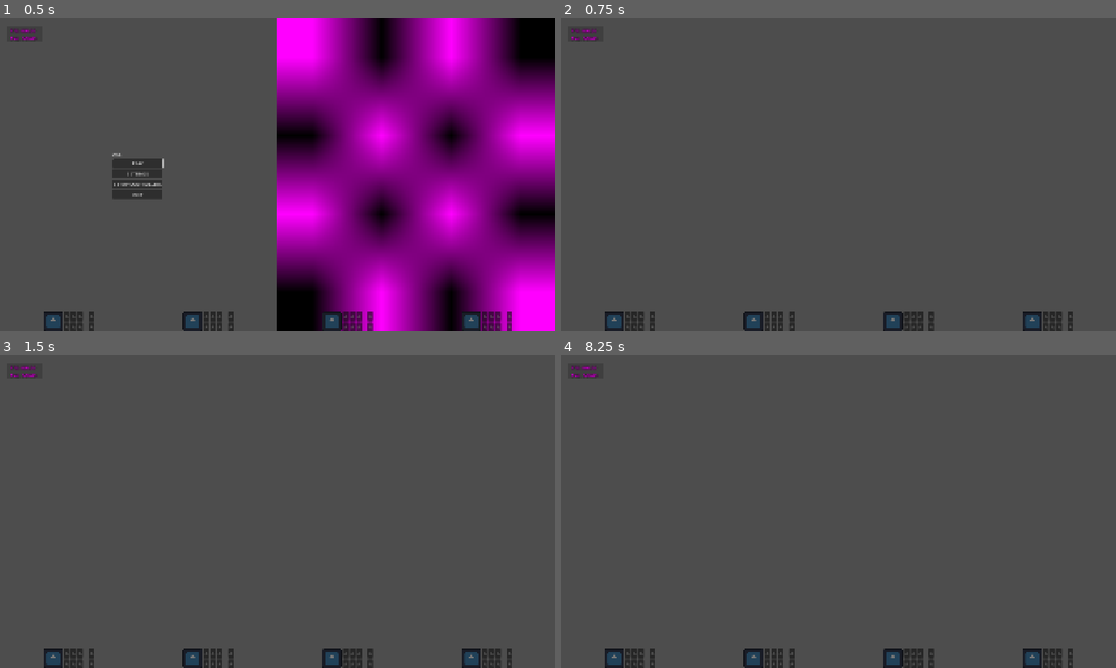
Above: before the commit, frames 1-4 (two rows, left to right).
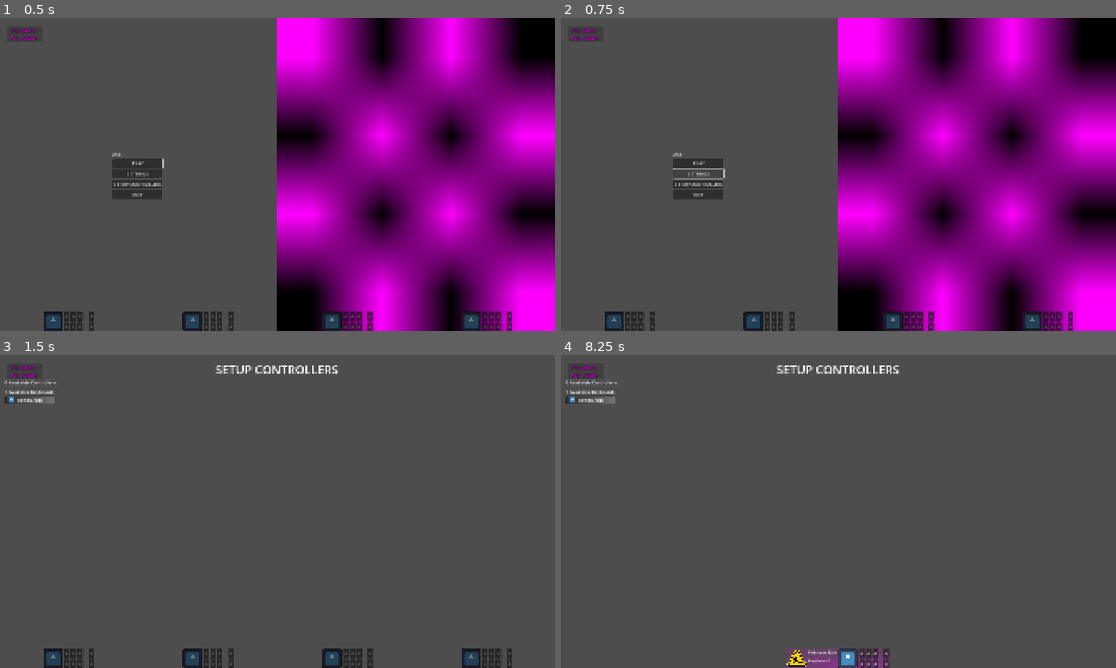
Above: after the commit, the same moments.

Repository: dogeMcdogeface/tower-game
Game: Godot game, scene res://views/ui_manager.tscn
Same seed, same stepped clock (60 frames per second), same inputs: the game is played once before the commit and once after it. The engine's default icon, where the game draws it, is replaced by a stand-in: a white triangle on a blue panel in a dark square.
Inputs (mouse positions are in pixels of both pictures, inside the frame that each line leads up to):
- Up to frame 1 (0.5 s): no input
- Up to frame 2 (0.75 s): click "SETTINGS" at 0.5 s
- Up to frame 3 (1.5 s): click (138, 520) at 1.25 s, where only the run after the commit has a clickable "SETUP CONTROLLERS"
- Up to frame 4 (8.25 s): click "A" at 2 s; click "A" at 2.75 s; click "A" at 3.5 s; click "A" at 4.25 s; click "A" at 5 s; click "A" at 5.75 s; click "A" at 6.5 s; click "A" at 7.25 s; tap Enter at 8 s; move the mouse to (960, 495) at 8.02 s; hold Right (player_right) from 8.03 s (still down); tap X (player_action1) at 8.1 s; click (960, 495) at 8.17 s

Frame 1 is identical in both runs. In frame 2, 51% of the frame differs, in the area x 20-100%, y 0-100%; in frame 3, 0.6%; in frame 4, 3.1%.

Commit message:
Detecting game end and return to main menu

Diff:
--- a/Game_Director.gd
+++ b/Game_Director.gd
@@ -41,7 +41,18 @@
 	generate_block_list()
 
 
+signal _on_game_finished
+signal _on_round_finished
 
-# Called every frame. 'delta' is the elapsed time since the previous frame.
-func _process(delta: float) -> void:
+func _on_player_game_finished(_player:Player):
+	var not_finished = false
+	for player:Player in PlayerData.players.values():
+		not_finished = not_finished or player.game_in_progress
+
+	if !not_finished:
+		await get_tree().create_timer(5).timeout
+		print("All Players Finished")
+		_on_round_finished.emit()
+		_on_game_finished.emit()
+
 	pass
--- a/Player.gd
+++ b/Player.gd
@@ -19,6 +19,8 @@
 ]
 
 var ready = false
+var game_in_progress = false
+
 
 var targetInput: int
 var titleIndex = 0
--- a/blocks/block.tscn
+++ b/blocks/block.tscn
@@ -381,7 +381,7 @@
 sources/2 = SubResource("TileSetAtlasSource_7tu1r")
 
 [node name="Block" type="RigidBody2D"]
-mass = 10.0
+mass = 40.0
 physics_material_override = SubResource("PhysicsMaterial_xfwl5")
 gravity_scale = 0.0
 contact_monitor = true
--- a/tower_builder.gd
+++ b/tower_builder.gd
@@ -2,7 +2,6 @@
 
 var _assignedPlayer: Player
 var targetInput = 0
-
 var assignedPlayer: Player:
 	set(value):
 		_assignedPlayer = value
@@ -30,6 +29,7 @@
 
 	if(!game_active):return
 
+	assignedPlayer.game_in_progress = true
 	if(active_block == null):
 		var block = spawn_block()
 		if(block):
@@ -47,7 +47,7 @@
 var block_index = 0
 func spawn_block():
 	if(block_index >= GameDirector.current_block_list_length):
-		game_active = false
+		stop_game()
 		return
 	var block:Block = (GameDirector.current_block_list[block_index]).instantiate()
 	block.assignedPlayer = assignedPlayer
@@ -56,6 +56,11 @@
 	return block
 
 
+
+func stop_game():
+	game_active = false
+	assignedPlayer.game_in_progress = false
+	GameDirector._on_player_game_finished(assignedPlayer)
 
 
 func _physics_process(delta):
--- a/view_tower_builder.gd
+++ b/view_tower_builder.gd
@@ -1,4 +1,4 @@
-extends Control
+extends Menu
 
 
 # Called when the node enters the scene tree for the first time.
@@ -25,7 +25,6 @@
 	else:
 		show_player_viewport(playerNum)
 
-
 func show_player_viewport(num):
 	$GridContainer.columns = num
 	var children = $GridContainer.get_children()
--- a/view_tower_builder.tscn
+++ b/view_tower_builder.tscn
@@ -1,9 +1,18 @@
-[gd_scene load_steps=4 format=3 uid="uid://dx66gtytendl0"]
+[gd_scene load_steps=7 format=3 uid="uid://dx66gtytendl0"]
 
 [ext_resource type="Script" uid="uid://vglw3cnkgps4" path="res://view_tower_builder.gd" id="1_dk36c"]
 [ext_resource type="PackedScene" uid="uid://dkah6rykgvye0" path="res://viewport_tower_builder.tscn" id="1_dsvxy"]
 
 [sub_resource type="ViewportTexture" id="ViewportTexture_dsvxy"]
+viewport_path = NodePath("SubViewport")
+
+[sub_resource type="ViewportTexture" id="ViewportTexture_dk36c"]
+viewport_path = NodePath("SubViewport")
+
+[sub_resource type="ViewportTexture" id="ViewportTexture_hm2mt"]
+viewport_path = NodePath("SubViewport")
+
+[sub_resource type="ViewportTexture" id="ViewportTexture_bbmbd"]
 viewport_path = NodePath("SubViewport")
 
 [node name="view_tower_builder" type="Control"]
@@ -30,12 +39,12 @@
 
 [node name="Viewport_Tower_Builder2" parent="GridContainer" instance=ExtResource("1_dsvxy")]
 layout_mode = 2
-texture = SubResource("ViewportTexture_dsvxy")
+texture = SubResource("ViewportTexture_dk36c")
 
 [node name="Viewport_Tower_Builder3" parent="GridContainer" instance=ExtResource("1_dsvxy")]
 layout_mode = 2
-texture = SubResource("ViewportTexture_dsvxy")
+texture = SubResource("ViewportTexture_hm2mt")
 
 [node name="Viewport_Tower_Builder4" parent="GridContainer" instance=ExtResource("1_dsvxy")]
 layout_mode = 2
-texture = SubResource("ViewportTexture_dsvxy")
+texture = SubResource("ViewportTexture_bbmbd")
--- a/views/menus/menu_main.gd
+++ b/views/menus/menu_main.gd
@@ -1,13 +1,16 @@
 extends Menu
 
 func _on_button_play_pressed() -> void:
-	ui_manager.ui_show_game_setup()
+	ui_manager.fsm_apply_transition("_on_button_play_pressed")
+	#ui_manager.ui_show_game_setup()
 
 func _on_button_settings_pressed() -> void:
-	ui_manager.ui_show_settings()
+	ui_manager.fsm_apply_transition("_on_button_settings_pressed")
+	#ui_manager.ui_show_settings()
 
 func _on_button_test_controllers_pressed() -> void:
-	ui_manager.ui_show_testControllers()
+	ui_manager.fsm_apply_transition("_on_button_test_controllers_pressed")
+	#ui_manager.ui_show_testControllers()
 
 func _on_button_quit_pressed() -> void:
 	ui_manager.exit_game()
--- a/views/menus/menu_test_controllers.gd
+++ b/views/menus/menu_test_controllers.gd
@@ -34,14 +34,14 @@
 			elif PlayerData.get_ready_status() != PlayerData.ALL_READY:
 				PlayerData.players[targetInput].ready = true
 			else :
-				ui_manager.ui_show_main()
+				ui_manager.fsm_apply_transition("_close_with_players")
 		if PlayerInput.target_is_action_just_pressed("player_action2", targetInput):
 			if PlayerData.players.has(targetInput) and PlayerData.players[targetInput].ready:
 				PlayerData.players[targetInput].ready = false
 			elif PlayerData.get_active_players_num() != 0:
 				PlayerData.remove_player(targetInput)
 			else:
-				ui_manager.ui_show_main()
+				ui_manager.fsm_apply_transition("_close_without_players")
 
 		# Only process further input if player exists
 		if not PlayerData.players.has(targetInput) or PlayerData.players[targetInput].ready:
--- a/views/ui_manager.gd
+++ b/views/ui_manager.gd
@@ -7,7 +7,10 @@
 # Called when the node enters the scene tree for the first time.
 func _ready() -> void:
 	print("Program Starting")
-	ui_show_main()
+
+	GameDirector._on_game_finished.connect(_on_game_finished)
+
+	fsm_set_state("main")
 	pass # Replace with function body.
 
 
@@ -33,33 +36,70 @@
 
 
 #################################################################
+## State Machine
 
-func ui_show_main() -> void:
-	print("game settings")
-	var view = $views/menu_main
-	show_view(view)
+var state
+@onready var states = {
+	"main": {
+		"scene": $views/menu_main,
+		"trans":{
+			"_on_button_play_pressed": "check_players_to_play",
+			"_on_button_settings_pressed": "settings",
+			"_on_button_test_controllers_pressed": "test_controller",
+		}
+	},
+	"test_controller": {
+		"scene": $views/menu_test_controllers,
+		"trans":{
+			"_close_with_players": "main",
+			"_close_without_players": "main",
+		}
+	},
+	"check_players_to_play": {
+		"scene": $views/menu_test_controllers,
+		"trans":{
+			"_close_with_players": "tower_builder",
+			"_close_without_players": "main",
+		}
+	},
+	"tower_builder": {
+		"scene": $views/view_tower_builder,
+		"trans":{
+			"_close": "main",
+		}
+	},
+}
 
-func ui_show_game_setup() -> void:
-	print("game begin")
-	if(PlayerData.get_active_players_num() > 0):
-		var view = $views/view_tower_builder
-		show_view(view)
-	else:
-		ui_show_testControllers()
+func fsm_apply_transition(trans:String):
+	print("current state ", state, " Transition ", trans)
+	if state not in states:
+		print("Unknown state...")
+		print("Resetting")
+		if not fsm_set_state("main"):
+			push_error("Fatal error: Can't find fallback UI state")
+			#get_tree().quit(1)
+		return false
 
+	if trans not in states[state].trans:
+		print("Unknown Transition...")
+		return false
 
-func ui_show_settings() -> void:
-	print("game settings")
-	var view = $views/menu_settings
-	show_view(view)
+	fsm_set_state(states[state].trans[trans])
 
 
 
-func ui_show_testControllers() -> void:
-	print("test controllers")
-	var view = $views/menu_test_controllers
-	show_view(view)
+func fsm_set_state(newState):
+	print("Changing to state ", newState)
+	if newState not in states:
+		print("Unknown state...")
+		return false
+	state = newState
+	show_view(states[state].scene)
+#################################################################
 
+func _on_game_finished():
+	fsm_apply_transition("_close")
+	print("GAME FINISHEIRHIEHRI")
 
 func exit_game() -> void:
 	print("exit game")
--- a/views/ui_manager.tscn
+++ b/views/ui_manager.tscn
@@ -17,9 +17,10 @@
 
 [node name="views" type="Node" parent="."]
 
-[node name="view_tower_builder" parent="views" instance=ExtResource("2_2xo1s")]
+[node name="view_tower_builder" parent="views" node_paths=PackedStringArray("ui_manager") instance=ExtResource("2_2xo1s")]
 process_mode = 4
 visible = false
+ui_manager = NodePath("../..")
 metadata/_edit_lock_ = true
 
 [node name="menu_main" parent="views" node_paths=PackedStringArray("ui_manager") instance=ExtResource("3_12hd6")]
Not shown, changed: addons/detail_time_tracker/record.json
